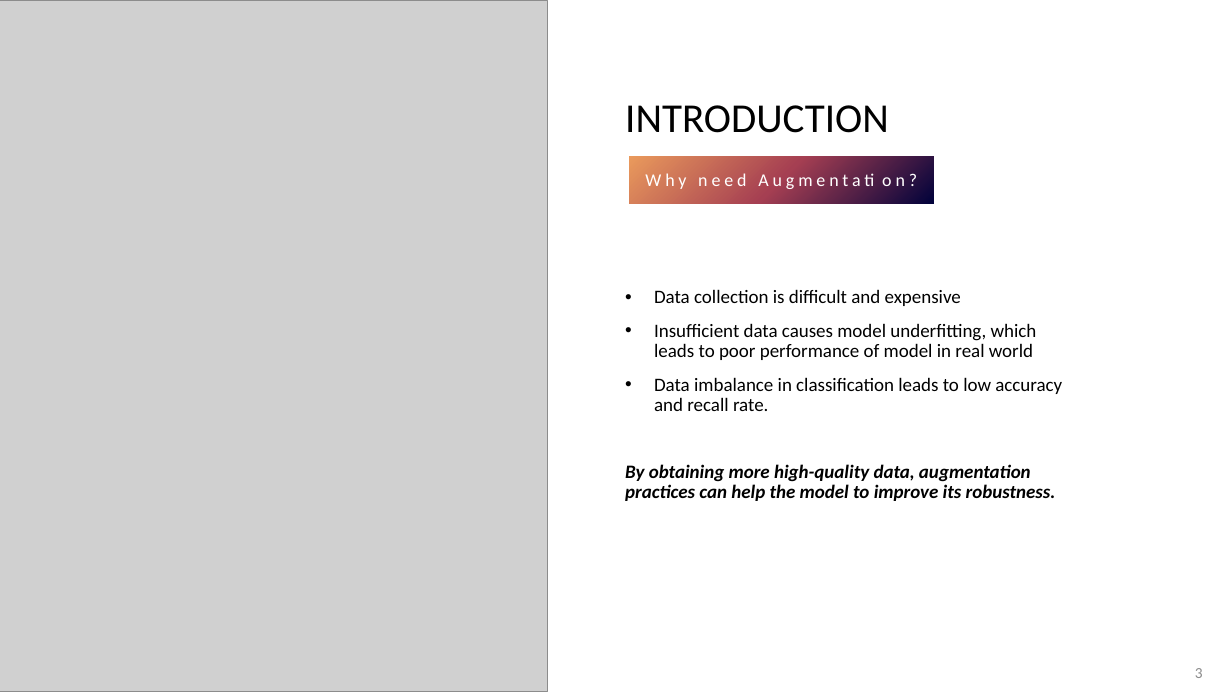
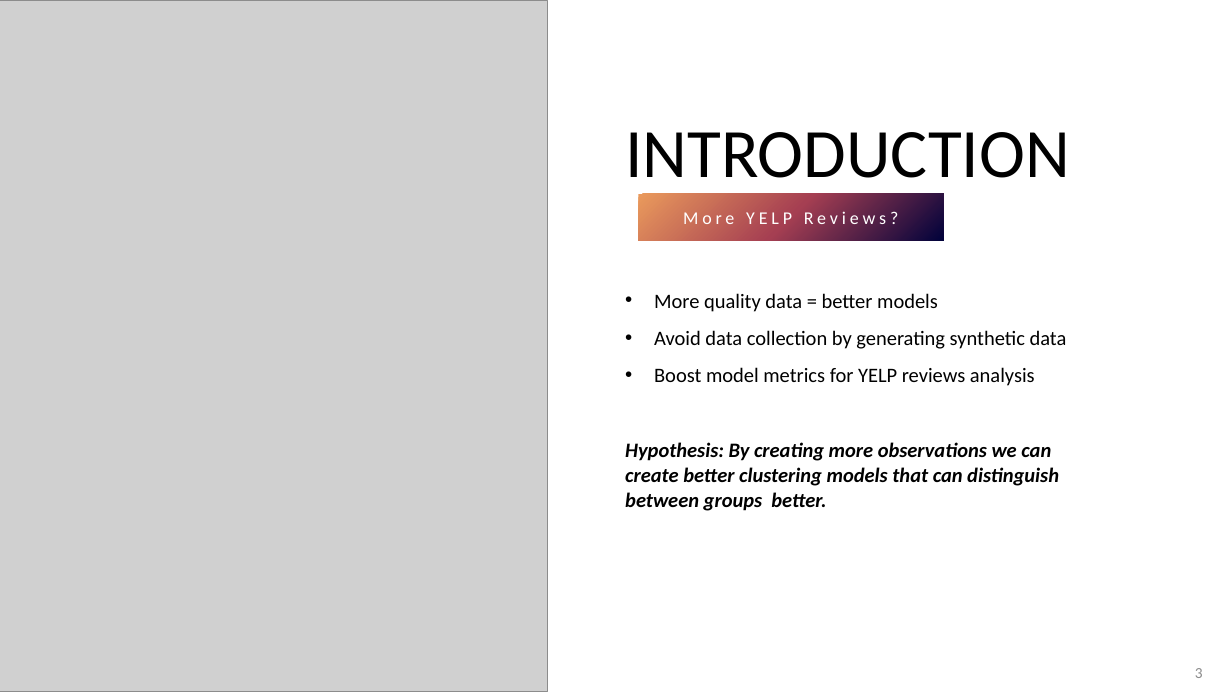
Before and after one commit to echemochek/nlp-albumentation-with-yelp-reviews, a slide deck: slide 3 of Text Albumentation.pptx. Drawn at 1232x693 pixels with LibreOffice and Linux fonts; fonts in the diff are those of the drawing; grey boxes stand for pictures. Boxes give left, top, right and bottom in pixels: in the first picture for what was removed or moved away, otherwise in the second. Text is boxed around its words. In the diff, an @@ line names an element or a change of style, - is before the commit and + after.

```diff
--- a/Text Albumentation.pptx
+++ b/Text Albumentation.pptx
@@ title "INTRODUCTION" at box(625, 132, 1070, 194): size 32 to 54 pt @@
@@ text "More YELP Reviews?": place and size @@
-text "More YELP Reviews?" at box(629, 156, 934, 203)
+text "More YELP Reviews?" at box(639, 193, 944, 240)
@@ text at box(683, 209, 898, 229): text changed @@
-Why need Augmentation?
+More YELP Reviews?
@@ text at box(625, 293, 1067, 511): text changed; size 14.8 to 16 pt @@
-• Data collection is difficult and expensive
-• Insufficient data causes model underfitting, which leads to poor performance of model in real world
-• Data imbalance in classification leads to low accuracy and recall rate.
-By obtaining more high-quality data, augmentation practices can help the model to improve its robustness.
+• More quality data = better models
+• Avoid data collection by generating synthetic data
+• Boost model metrics for YELP reviews analysis
+Hypothesis: By creating more observations we can create better clustering models that can distinguish between groups better.
```
Also in this commit, not shown: 4 other slides changed, 5 slides added, 5 slides removed.
